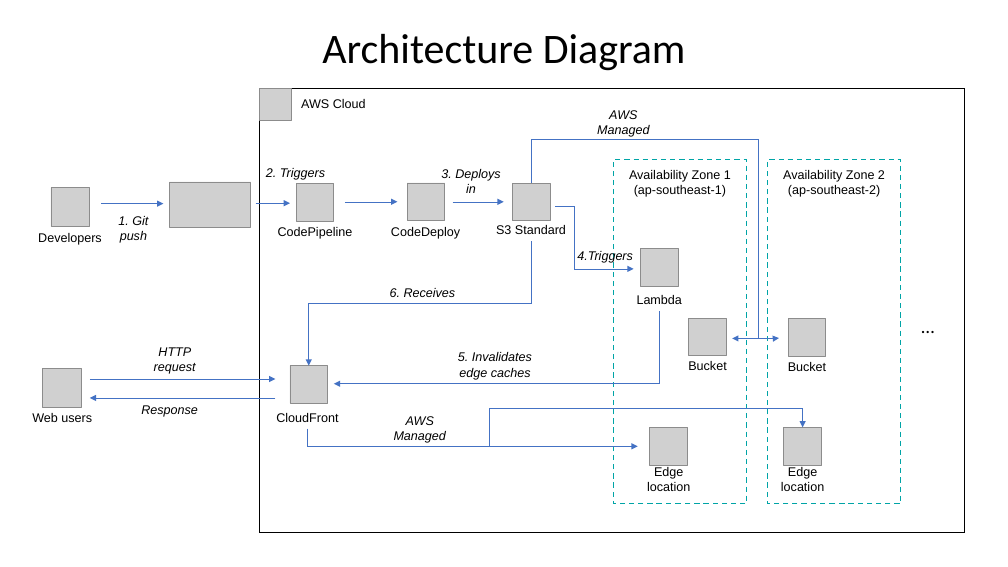
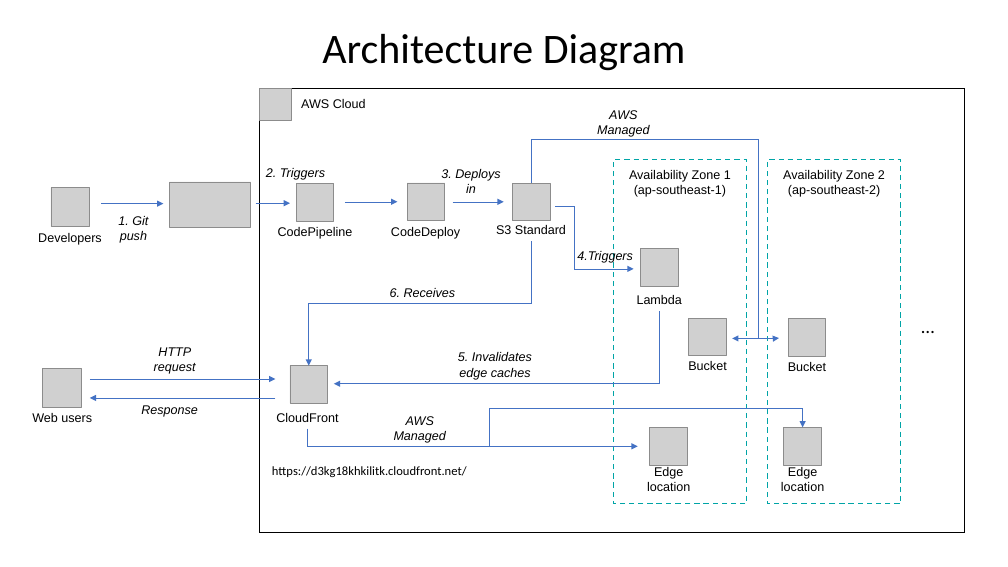
Before and after one commit to moeadmin2/sample-webapp, a slide deck: slide 1 of architecture diagram.pptx. Drawn at 1008x567 pixels with LibreOffice and Linux fonts; fonts in the diff are those of the drawing; grey boxes stand for pictures. Boxes give left, top, right and bottom in pixels: in the first picture for what was removed or moved away, otherwise in the second. Text is boxed around its words. In the diff, an @@ line names an element or a change of style, - is before the commit and + after.

```diff
--- a/architecture diagram.pptx
+++ b/architecture diagram.pptx
@@ text added at (272,466,467,477), 12 pt, text #000000 @@
+https://d3kg18khkilitk.cloudfront.net/
```
Also in this commit, not shown: 2 other slides changed, 1 other file.
